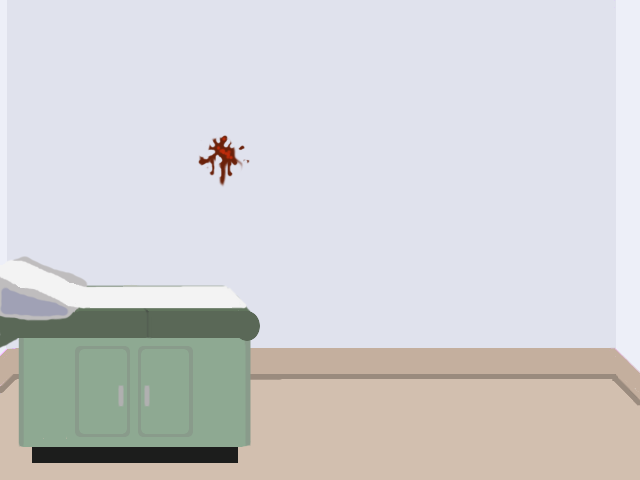
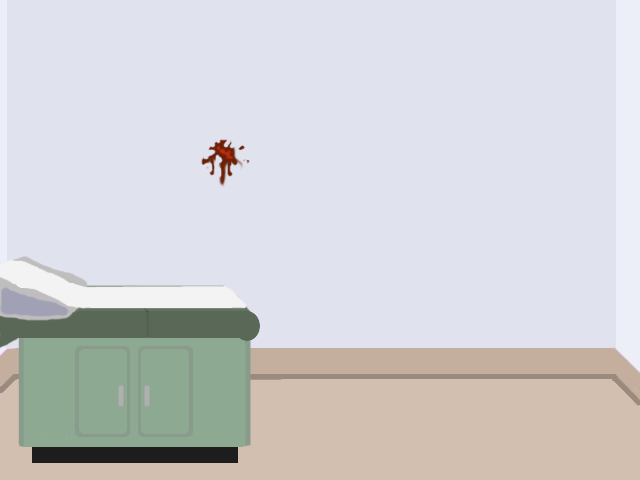
Comparing the layer stacks of the two 640×480 images. Changes:
painted on "Layer" over 198, 135, 230, 166
